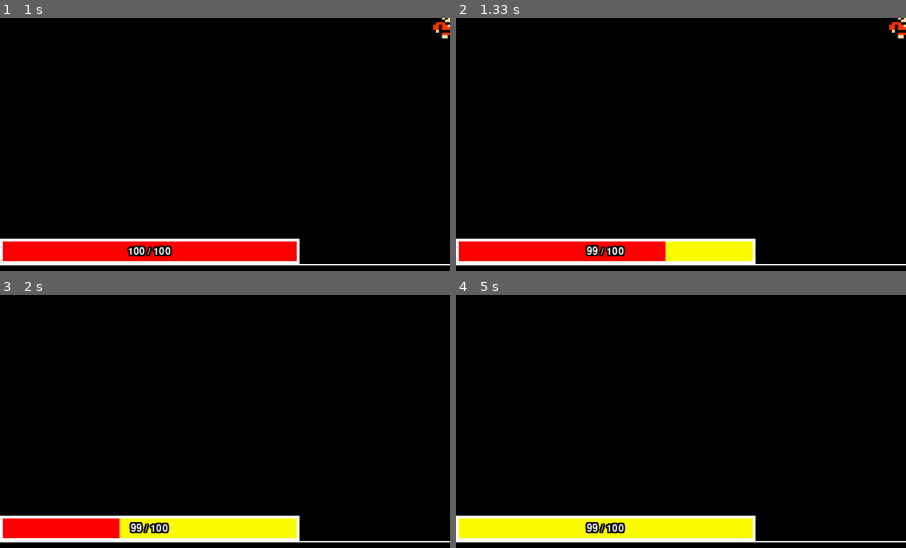
Above: before the commit, frames 1-4 (two rows, left to right).
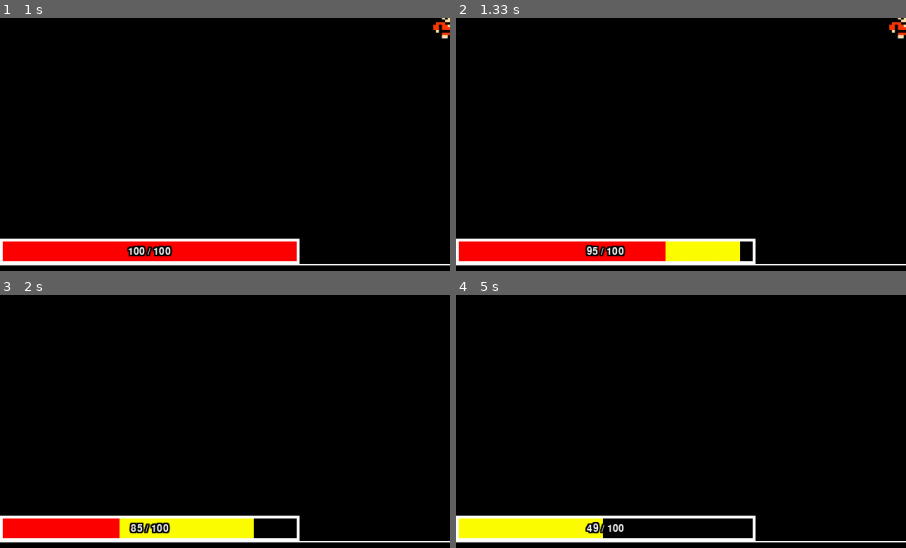
Above: after the commit, the same moments.

Repository: BeanSparrow/ChatGPT-Assisted-PyGame
Game: pygame game, started from game.py
Same seed, same stepped clock (60 frames per second), same inputs: the game is played once before the commit and once after it.
Inputs:
- Up to frame 1 (1 s): click "Play Game" at 0.38 s; click "Machine Gun" at 0.72 s
- Up to frame 2 (1.33 s): tap 2 at 1 s
- Up to frame 3 (2 s): hold D 1.33-1.8 s; tap 2 at 1.48 s; hold W from 1.83 s (still down)
- Up to frame 4 (5 s): release W at 2.13 s; hold D 2.17-2.63 s; hold A 2.67-3.2 s; tap 2 at 2.82, 4.15 s; hold S 3.23-3.53 s; hold A 3.57-3.97 s; hold W 4-4.37 s; click "Restart" at 4.45 s; click "Shotgun" at 4.78 s
The pictures show only the part of the screen within x 0-50%, y 50-100%; the shares and areas given below are measured in that part.

Frame 1 is identical in both runs. In frame 2, 0.3% of the frame differs, in the area x 30-66%, y 88-97%; in frame 3, 1.1%; in frame 4, 2.8%, in the area x 28-66%, y 88-97%.

Commit message:
Fixed Health Bar

Diff:
--- a/health_bar.py
+++ b/health_bar.py
@@ -9,29 +9,31 @@
         self.health_bar_height = self.screen.get_height() // 20
         self.health_bar_x = 0
         self.health_bar_y = self.screen.get_height() - (self.health_bar_height + self.exp_bar_height - 2)
-        self.health_change_speed = .5
+        self.health_change_speed = .25
 
     def health_bar_draw(self, current_health, max_health, health_target):
-            transition_color = (0,0,0)
-            health_ratio = max_health / self.health_bar_width
-            health_bar_rect = pygame.Rect(self.health_bar_x, self.health_bar_y, health_target / health_ratio, self.health_bar_height)
-            if current_health < health_target:
-                current_health += self.health_change_speed
-                transition_color = (0,255,0)
-                transition_width = abs(current_health - health_target) / health_ratio
-                transition_bar_rect = pygame.Rect(health_bar_rect.right - transition_width, self.health_bar_y, transition_width, self.health_bar_height)
-            elif current_health > health_target:
-                current_health -= self.health_change_speed
-                transition_color = (255,255,0)
-                transition_bar_rect = pygame.Rect(health_bar_rect.right, self.health_bar_y, (current_health - health_target) / health_ratio, self.health_bar_height)
-            else:
-                transition_bar_rect = pygame.Rect(health_bar_rect.right, 1000, 0, 25)
+        transition_color = (0,0,0)
+        health_ratio = max_health / self.health_bar_width
+        health_bar_rect = pygame.Rect(self.health_bar_x, self.health_bar_y, health_target / health_ratio, self.health_bar_height)
+        if current_health < health_target:
+            current_health += self.health_change_speed
+            transition_color = (0,255,0)
+            transition_width = abs(current_health - health_target) / health_ratio
+            transition_bar_rect = pygame.Rect(health_bar_rect.right - transition_width, self.health_bar_y, transition_width, self.health_bar_height)
+        elif current_health > health_target:
+            current_health -= self.health_change_speed
+            transition_color = (255,255,0)
+            transition_bar_rect = pygame.Rect(health_bar_rect.right, self.health_bar_y, (current_health - health_target) / health_ratio, self.health_bar_height)
+        else:
+            transition_bar_rect = pygame.Rect(health_bar_rect.right, 1000, 0, 25)
 
-            pygame.draw.rect(self.screen, (255, 0, 0), health_bar_rect)
-            pygame.draw.rect(self.screen, transition_color, transition_bar_rect)
-            pygame.draw.rect(self.screen, (255, 255, 255), (self.health_bar_x, self.health_bar_y, self.health_bar_width, self.health_bar_height), 4)
+        pygame.draw.rect(self.screen, (255, 0, 0), health_bar_rect)
+        pygame.draw.rect(self.screen, transition_color, transition_bar_rect)
+        pygame.draw.rect(self.screen, (255, 255, 255), (self.health_bar_x, self.health_bar_y, self.health_bar_width, self.health_bar_height), 4)
 
-            self.health_text(current_health, max_health)
+        self.health_text(current_health, max_health)
+
+        return current_health
 
     def health_text(self, current_health, max_health):
         # Draw health text
--- a/player.py
+++ b/player.py
@@ -44,7 +44,7 @@
         self.began_moving = False  # Flag to track if the player is moving
 
     def update(self):
-        self.health_bar.health_bar_draw(self.current_health, self.max_health, self.health_target)
+        self.current_health = self.health_bar.health_bar_draw(self.current_health, self.max_health, self.health_target)
         self.exp_bar.experience_bar_draw(self.experience)
 
     def move(self, dx, dy):
